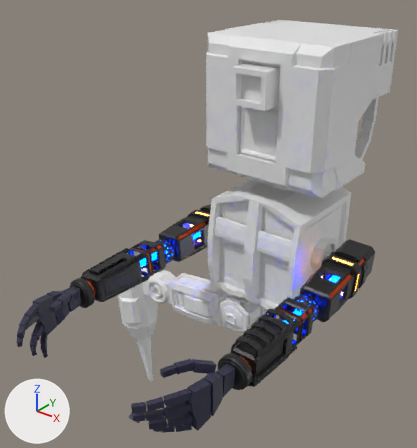
Two versions of the Blender file Assets/Blender/robot.blend, one commit apart.
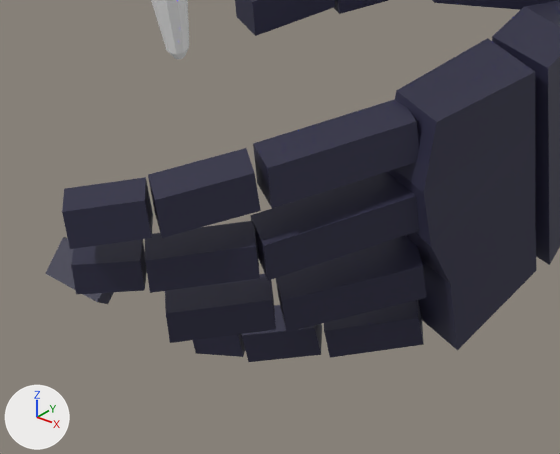
The first picture shows the older version from a 50 mm camera at (1.07, -1.87, 0.53) aimed at (-0.19, -0.29, -0.45). The close-ups show both versions on the part from 29% to 52% of the width and 83% to 100% of the height of that picture; other places that the commit changed are outside them. Every picture has the same lights, and +X, +Y and +Z are marked at lower left.

Objects in the first close-up: 'Left Middle Base', 'Left Middle Middle', 'Left Middle Top', 'Left Palm Middle', 'Left Palm Top', 'Left Pinky Base', 'Left Pointer Base', 'Left Pointer Middle', 'Left Pointer Top', 'Left Ring Base', 'Left Ring Middle', 'Left Ring Top'.
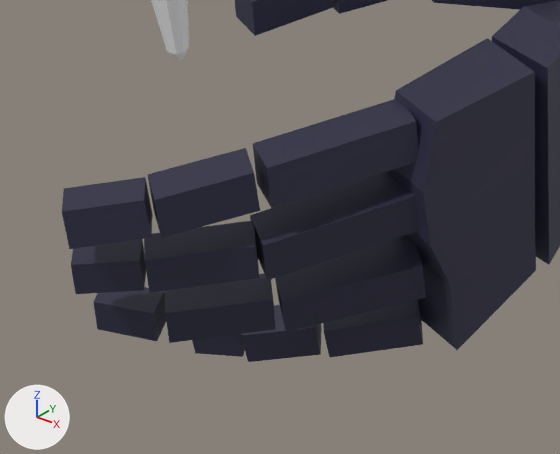
Edits to the bpy script that builds the scene:
```text
Change ob_left_ring_top:
    ob_left_ring_top.location: (0.2195, -1.1031, -0.5754) -> (0.2468, -1.1036, -0.5811)
    ob_left_ring_top.rotation_euler: (0.965, 0.575, -1.611) -> (0.486, 1.448, -1.877)  # degrees (55, 33, -92) -> degrees (28, 83, -108)
```

Changed parts and their boxes [x1, y1, x2, y2] in the close-ups (560 x 454 px):
'Left Ring Top', moved, turned: before [45, 237, 114, 304]; after [94, 287, 166, 341]
